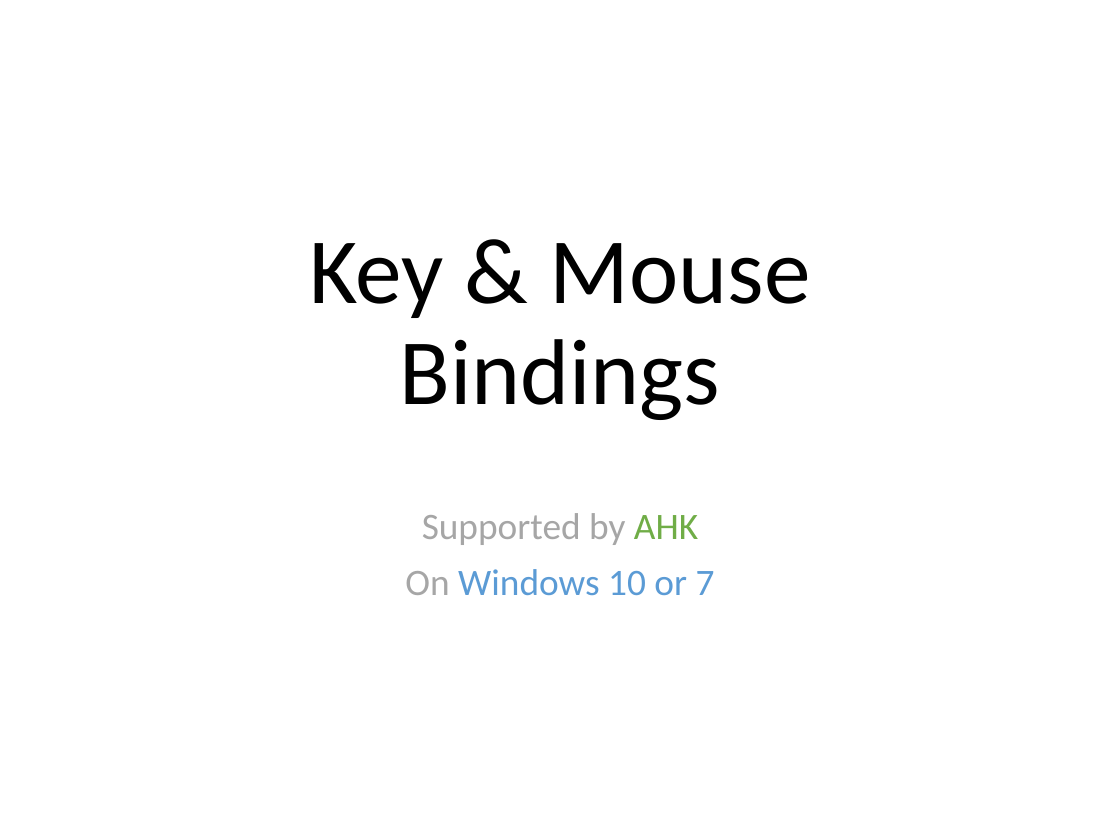
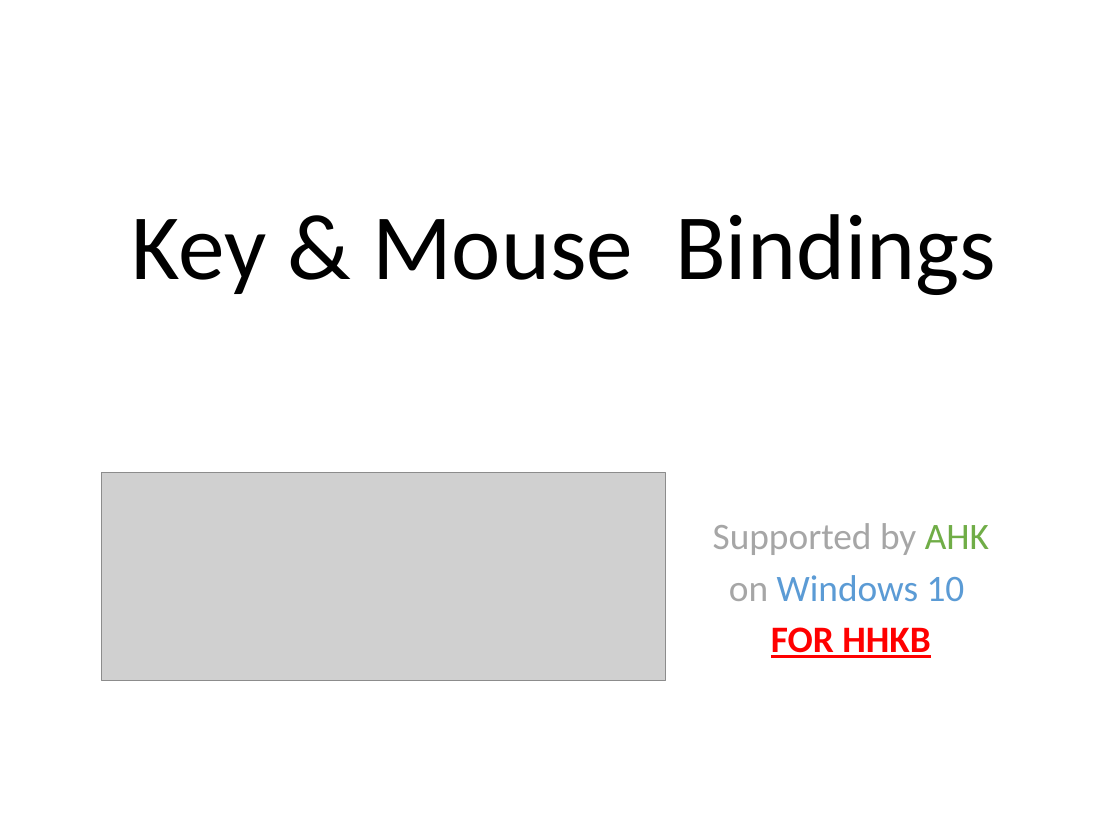
Before and after one commit to ittooo66/myAHK, a slide deck: slide 1 of MANUAL.pptx. Drawn at 1120x840 pixels with LibreOffice and Linux fonts; fonts in the diff are those of the drawing; grey boxes stand for pictures. Boxes give left, top, right and bottom in pixels: in the first picture for what was removed or moved away, otherwise in the second. Text is boxed around its words. In the diff, an @@ line names an element or a change of style, - is before the commit and + after.

```diff
--- a/MANUAL.pptx
+++ b/MANUAL.pptx
@@ title "Key & Mouse Bindings" rewrapped from [309,243,811,420] to [131,214,996,295] @@
@@ picture added at [102,473,666,680] @@
@@ subtitle "Supported by AHK": place and size @@
-subtitle "Supported by AHK" at [405,513,715,595]
+subtitle "Supported by AHK" at [713,523,989,658]
@@ subtitle at [713,523,989,555]: line spacing 0.9 to 0.8 @@
@@ subtitle at [729,575,965,658]: text changed @@
-On Windows 10 or 7
+on Windows 10
+FOR HHKB
```
Also in this commit, not shown: 11 other slides changed, 4 slides removed.
